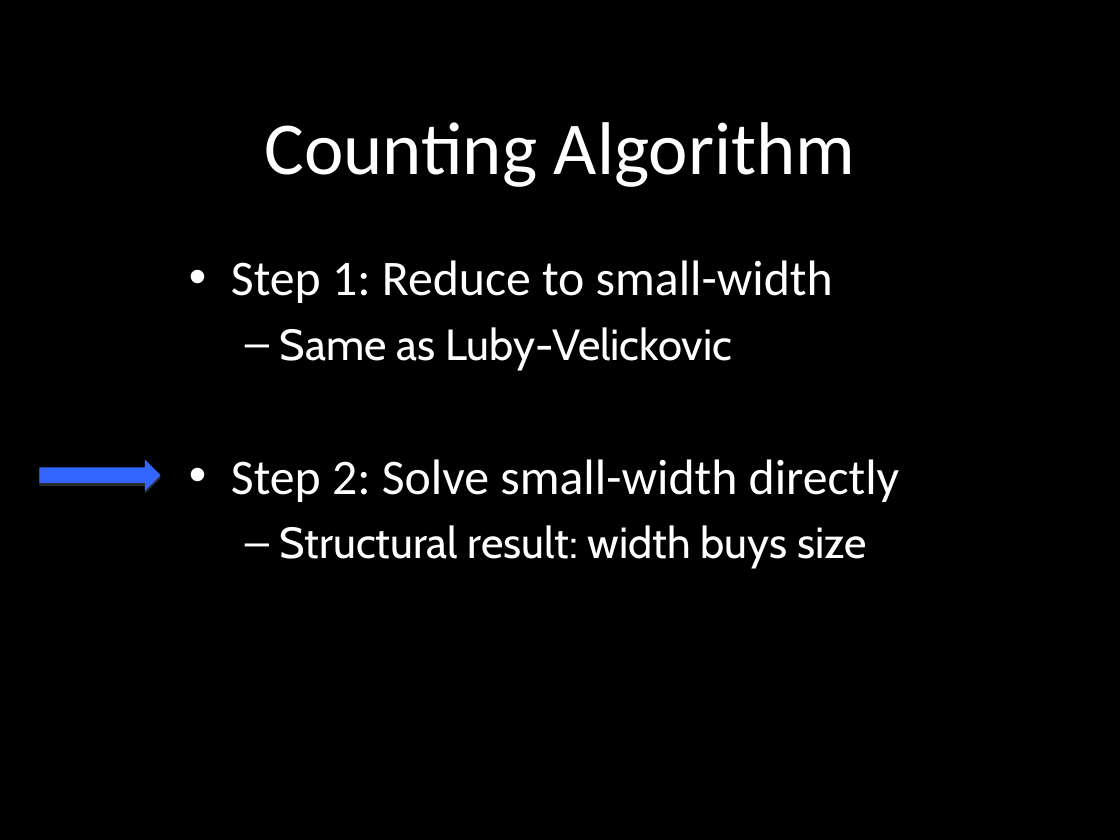
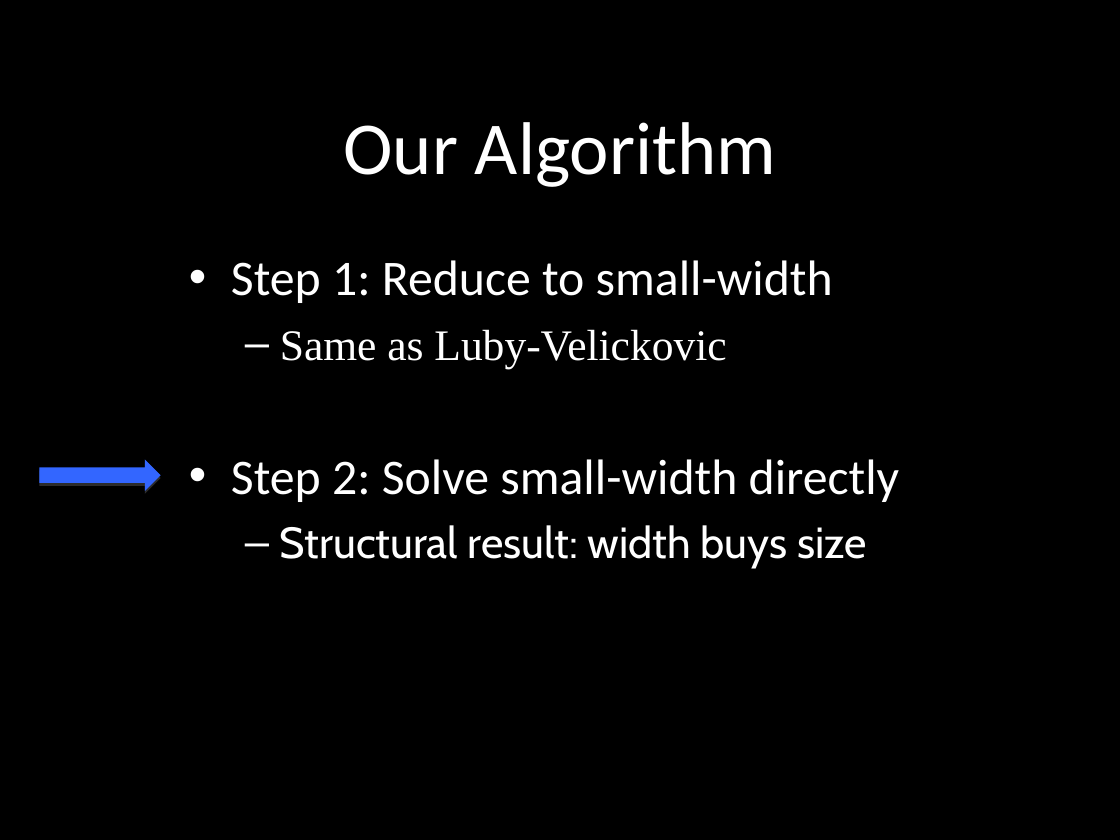
Before and after one commit to raghumeka/raghumeka.github.io, a slide deck: slide 18 of ccc12.ppt. Drawn at 1120x840 pixels with LibreOffice and Linux fonts; fonts in the diff are those of the drawing. Boxes give left, top, right and bottom in pixels: in the first picture for what was removed or moved away, otherwise in the second. Text is boxed around its words. In the diff, an @@ line names an element or a change of style, - is before the commit and + after.

```diff
--- a/ccc12.ppt
+++ b/ccc12.ppt
@@ title at (343,122,776,187): text changed @@
-Counting Algorithm
+Our Algorithm
@@ text at (280,329,726,368): font Cabin to Times New Roman in "Same as Luby-Velickovic" @@
```
Also in this commit, not shown: 10 other slides changed, 1 slide added, 5 slides removed.
